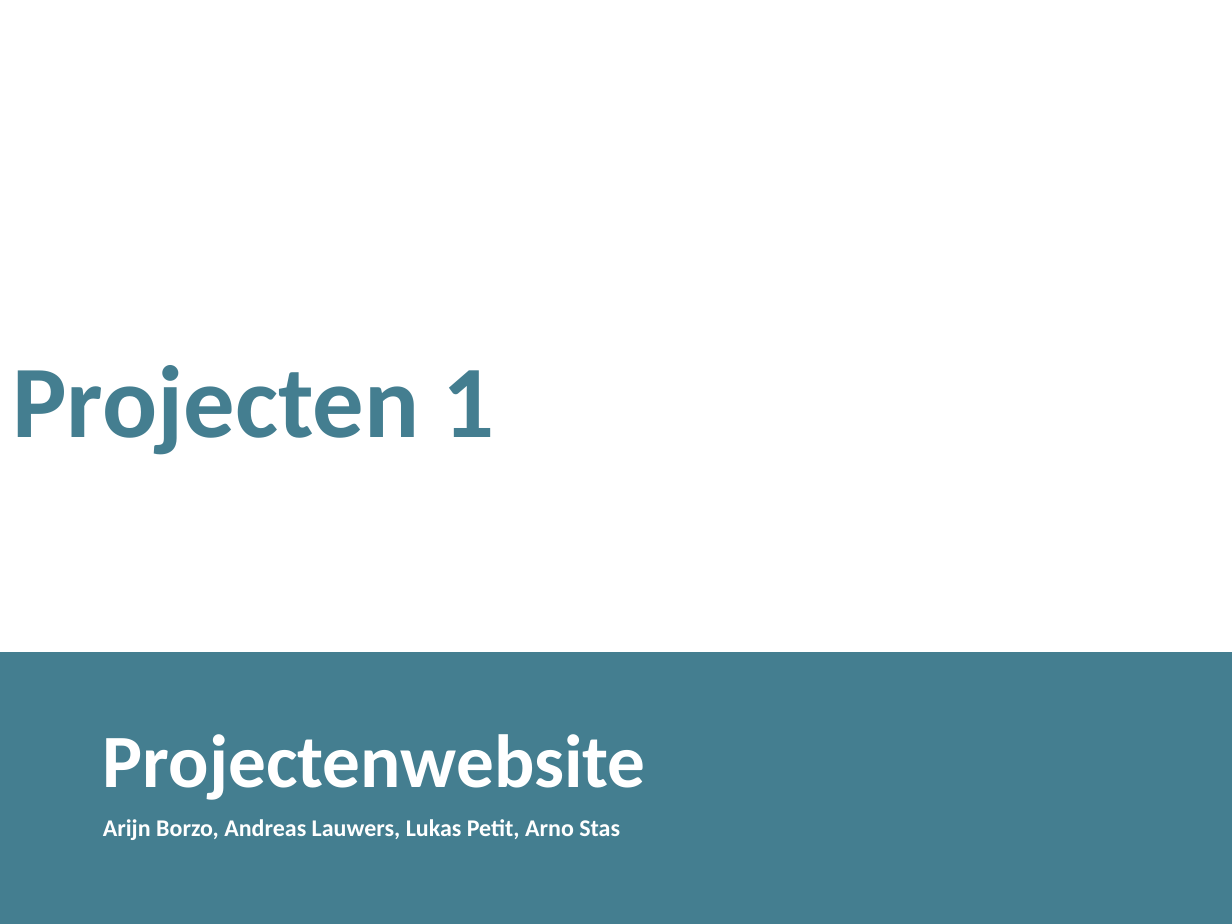
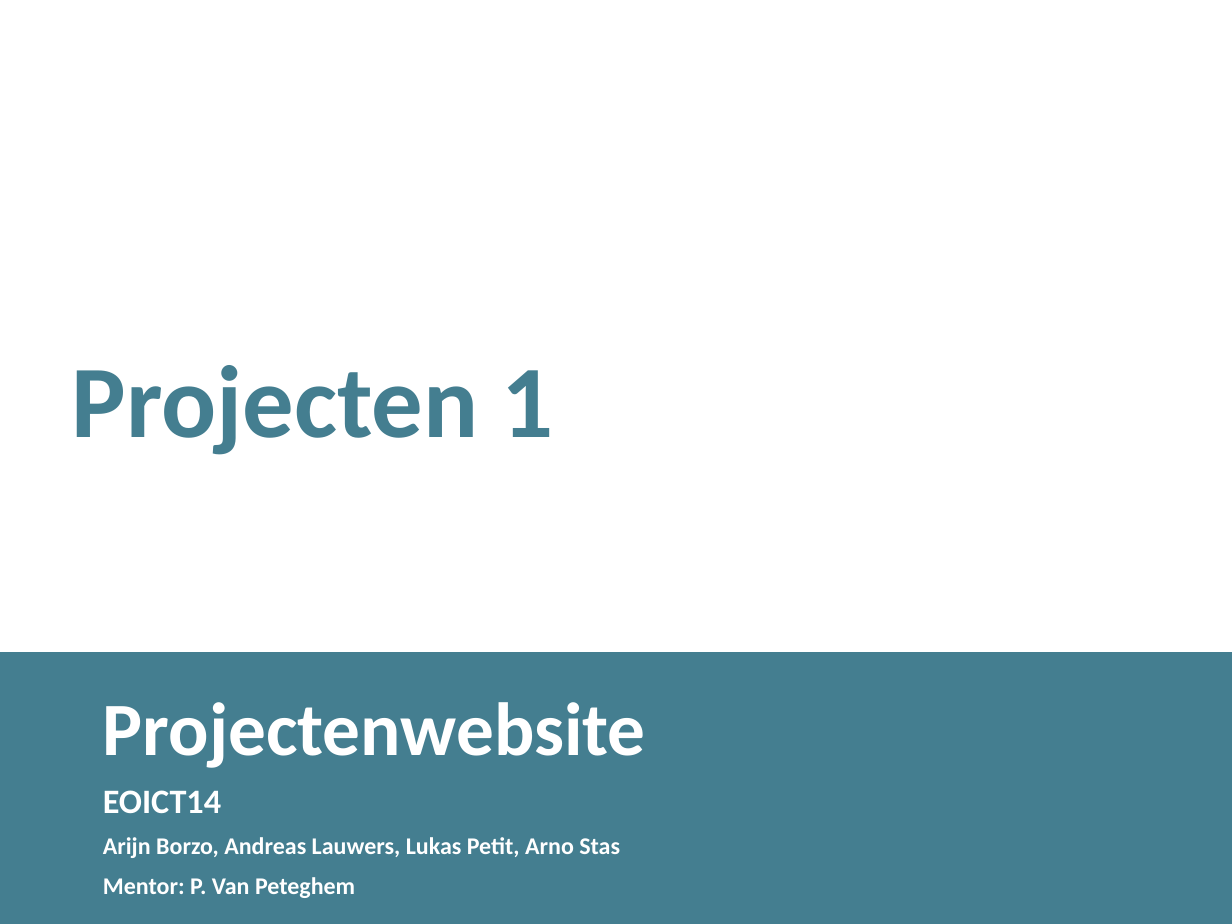
Before and after one commit to arijnborzo/1819PROJProjectensite, a slide deck: slide 1 of Presentatie/Projecten 1.pptx. Drawn at 1232x924 pixels with LibreOffice and Linux fonts; fonts in the diff are those of the drawing; background and template pictures are left out. Boxes give left, top, right and bottom in pixels: in the first picture for what was removed or moved away, otherwise in the second. Text is boxed around its words. In the diff, an @@ line names an element or a change of style, - is before the commit and + after.

Commit message:
Presentatie Andreas

```diff
--- a/Presentatie/Projecten 1.pptx
+++ b/Presentatie/Projecten 1.pptx
@@ title "Projecten 1": place and size @@
-title "Projecten 1" at (12, 365, 494, 455)
+title "Projecten 1" at (72, 365, 553, 455)
@@ subtitle "Projectenwebsite": place and size @@
-subtitle "Projectenwebsite" at (103, 734, 646, 840)
+subtitle "Projectenwebsite" at (103, 702, 646, 898)
@@ subtitle at (103, 790, 221, 813): paragraph added @@
+EOICT14
@@ subtitle at (103, 877, 355, 898): paragraph added @@
+Mentor: P. Van Peteghem
```
